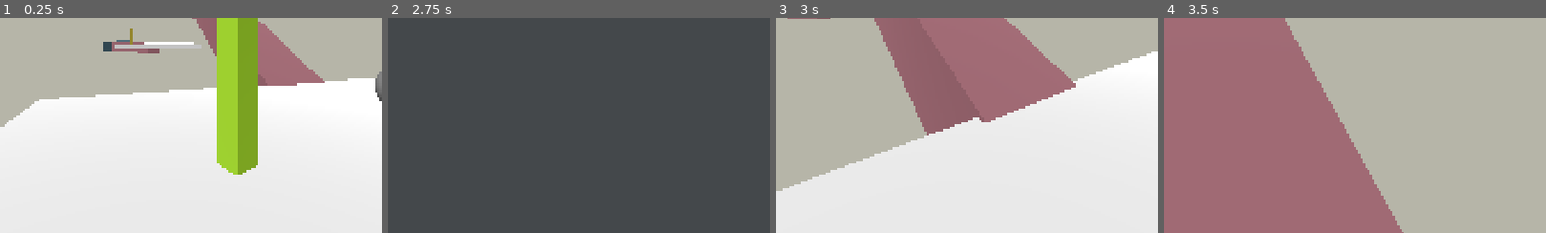
Above: before the commit, frames 1-4 (left to right).
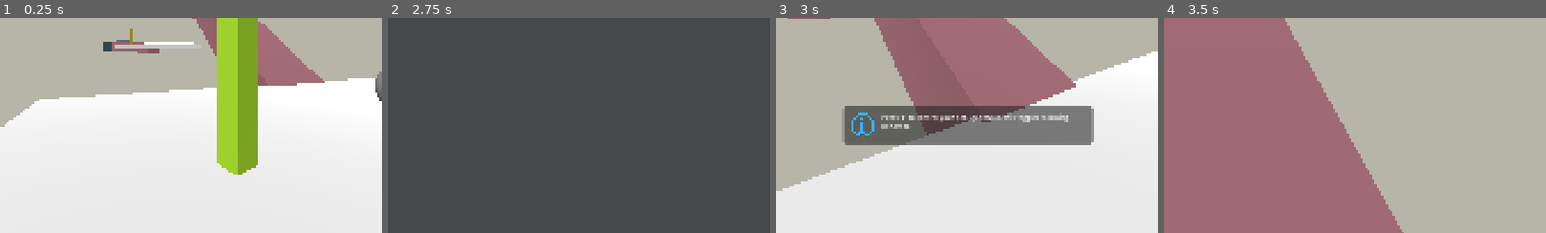
Above: after the commit, the same moments.

Repository: danitheturtle/godly-pets-delivery-service
Game: Godot game, scene res://main.tscn
Same seed, same stepped clock (60 frames per second), same inputs: the game is played once before the commit and once after it.
Inputs (mouse positions are % of the whole screen's width and height, from its top left):
- Up to frame 1 (0.25 s): no input
- Up to frame 2 (2.75 s): tap Enter at 0.5 s; move the mouse to (55, 50) at 0.52 s; hold W (forward) 0.53-1.25 s; hold L (level_select) 0.53-1.25 s; tap Space (jump) at 0.77, 2.27 s; click "Level 1" at 1.25 s; move the mouse to (45, 50) at 2.02 s; hold W (forward) from 2.03 s (still down); click (45, 50) at 2.1 s; tap L (level_select) at 2.3 s
- Up to frame 3 (3 s): release W (forward) at 2.75 s; click "Level 1" at 2.75 s
- Up to frame 4 (3.5 s): no input
The pictures show only the part of the screen within x 25-75%, y 46-96%; the shares and areas given below are measured in that part.

Frames 1-2 are identical in both runs. In frame 3, 12% of the frame differs, in the area x 17-84%, y 40-60%; in frame 4, nothing differs.

Commit message:
tutorial system

Diff:
--- a/godot/game_objects/pet/pet.tscn
+++ b/godot/game_objects/pet/pet.tscn
@@ -17,7 +17,6 @@
 
 [node name="NavigationAgent3D" type="NavigationAgent3D" parent="." unique_id=1978479562]
 target_desired_distance = 2.0
-debug_enabled = true
 
 [node name="CollisionShape3D" type="CollisionShape3D" parent="." unique_id=1420369337]
 transform = Transform3D(1, 0, 0, 0, 1, 0, 0, 0, 1, 0, 0.75, 0)
--- a/godot/main.gd
+++ b/godot/main.gd
@@ -5,6 +5,7 @@
 @onready var mainMenu = $MainMenu
 @onready var pauseMenu = $PauseMenu
 @onready var levelSelectMenu = $LevelSelectMenu
+@onready var hudMenu = $HUDMenu
 
 func _ready() -> void:
     mainMenu.start_game_pressed.connect(new_game)
@@ -21,11 +22,13 @@
 
 func main_menu() -> void:
     get_tree().paused = false
+    hudMenu.hide()
     pauseMenu.hide()
     mainMenu.show()
 
 func new_game() -> void:
     mainMenu.hide()
+    hudMenu.show()
     if State.world != null:
         State.world.free()
     State.reinit()
@@ -39,6 +42,7 @@
     get_tree().paused = false
     pauseMenu.hide()
     levelSelectMenu.hide()
+    hudMenu.show()
     State.player.capture_mouse()
 
 func restart_level() -> void:
@@ -51,11 +55,13 @@
 
 func pause_menu() -> void:
     get_tree().paused = true
+    hudMenu.hide()
     levelSelectMenu.hide()
     pauseMenu.show()
 
 func level_select_menu() -> void:
     get_tree().paused = true
+    hudMenu.hide()
     pauseMenu.hide()
     levelSelectMenu.show()
 
--- a/godot/main.tscn
+++ b/godot/main.tscn
@@ -4,6 +4,8 @@
 [ext_resource type="PackedScene" uid="uid://dip6qkew0xpsc" path="res://ui/main_menu/main_menu.tscn" id="2_h2yge"]
 [ext_resource type="PackedScene" uid="uid://s8lcj8fuwufh" path="res://ui/level_select_menu/level_select_menu.tscn" id="3_1bvp3"]
 [ext_resource type="PackedScene" uid="uid://c2faun8ojgbxn" path="res://ui/pause_menu/pause_menu.tscn" id="3_h2yge"]
+[ext_resource type="PackedScene" uid="uid://dnjv1gj08j8bo" path="res://ui/hud_menu/hud_menu.tscn" id="5_7mycd"]
+[ext_resource type="Script" uid="uid://du6keckrlid2j" path="res://ui/hud_menu/hud_menu.gd" id="6_272bh"]
 
 [node name="Main" type="Node3D" unique_id=2119579566]
 process_mode = 3
@@ -16,3 +18,7 @@
 
 [node name="PauseMenu" parent="." unique_id=650517184 instance=ExtResource("3_h2yge")]
 visible = false
+
+[node name="HUDMenu" parent="." unique_id=401719110 instance=ExtResource("5_7mycd")]
+visible = false
+script = ExtResource("6_272bh")
--- a/godot/scripts/globals/signal_bus.gd
+++ b/godot/scripts/globals/signal_bus.gd
@@ -9,3 +9,6 @@
 @warning_ignore("unused_signal") signal level_restarted
 @warning_ignore("unused_signal") signal level_select_opened
 @warning_ignore("unused_signal") signal level_selected
+
+@warning_ignore("unused_signal") signal popup_displayed
+@warning_ignore("unused_signal") signal popup_closed
--- a/godot/scripts/globals/utils.gd
+++ b/godot/scripts/globals/utils.gd
@@ -17,6 +17,13 @@
     else:
         return get_parent_level(nodeParent)
 
+func get_child_of_type(parentNode: Node, type: Variant, recursive: bool = false):
+    var allChildren = parentNode.get_children(true) if !recursive else parentNode.find_children("*")
+    if allChildren.size() == 0: return null
+    for nextChild in allChildren:
+        if is_instance_of(nextChild, type):
+            return nextChild
+
 func get_children_of_type(parentNode: Node, type: Variant, recursive: bool = false):
     var foundChildren = []
     var allChildren = parentNode.get_children(true) if !recursive else parentNode.find_children("*")
--- /dev/null
+++ b/godot/ui/hud_menu/hud_menu.gd
@@ -0,0 +1,23 @@
+extends CanvasLayer
+class_name HUDMenu
+
+@onready var crosshair = $MarginContainer/GridContainer/CenterContainer/Crosshair
+@onready var popup = $MarginContainer/GridContainer/BottomContainer/PopupPanel
+
+var currentInnerPopup = null
+
+func _ready() -> void:
+    SignalBus.popup_displayed.connect(on_popup_displayed)
+    SignalBus.popup_closed.connect(on_popup_closed)
+
+func on_popup_displayed(innerPopupTree: Control) -> void:
+    currentInnerPopup = innerPopupTree
+    popup.show()
+    popup.add_child(innerPopupTree)
+    innerPopupTree.owner = get_tree().root
+
+func on_popup_closed() -> void:
+    popup.hide()
+    if currentInnerPopup != null:
+        popup.remove_child(currentInnerPopup)
+        currentInnerPopup = null
--- /dev/null
+++ b/godot/ui/hud_menu/hud_menu.tscn
@@ -0,0 +1,88 @@
+[gd_scene format=3 uid="uid://dnjv1gj08j8bo"]
+
+[ext_resource type="Texture2D" uid="uid://clt4iyabv43li" path="res://assets/sprites/crosshair.png" id="1_6k6t2"]
+[ext_resource type="Script" uid="uid://du6keckrlid2j" path="res://ui/hud_menu/hud_menu.gd" id="1_cg6vh"]
+
+[sub_resource type="StyleBoxFlat" id="StyleBoxFlat_068i4"]
+content_margin_left = 16.0
+content_margin_top = 16.0
+content_margin_right = 16.0
+content_margin_bottom = 16.0
+bg_color = Color(0.15, 0.15, 0.15, 0.5882353)
+corner_radius_top_left = 8
+corner_radius_top_right = 8
+corner_radius_bottom_right = 8
+corner_radius_bottom_left = 8
+
+[node name="HUDMenu" type="CanvasLayer" unique_id=401719110]
+script = ExtResource("1_cg6vh")
+
+[node name="MarginContainer" type="MarginContainer" parent="." unique_id=1941558731]
+anchors_preset = 15
+anchor_right = 1.0
+anchor_bottom = 1.0
+grow_horizontal = 2
+grow_vertical = 2
+theme_override_constants/margin_left = 16
+theme_override_constants/margin_top = 16
+theme_override_constants/margin_right = 16
+theme_override_constants/margin_bottom = 16
+
+[node name="GridContainer" type="GridContainer" parent="MarginContainer" unique_id=149261741]
+layout_mode = 2
+columns = 3
+
+[node name="TopLeftContainer" type="CenterContainer" parent="MarginContainer/GridContainer" unique_id=1038387563]
+layout_mode = 2
+size_flags_horizontal = 2
+size_flags_vertical = 2
+
+[node name="TopContainer" type="CenterContainer" parent="MarginContainer/GridContainer" unique_id=885537582]
+layout_mode = 2
+size_flags_horizontal = 3
+size_flags_vertical = 2
+
+[node name="TopRightContainer" type="CenterContainer" parent="MarginContainer/GridContainer" unique_id=889981453]
+layout_mode = 2
+size_flags_horizontal = 10
+size_flags_vertical = 2
+
+[node name="CenterLeftContainer" type="CenterContainer" parent="MarginContainer/GridContainer" unique_id=1040144164]
+layout_mode = 2
+size_flags_horizontal = 2
+size_flags_vertical = 3
+
+[node name="CenterContainer" type="CenterContainer" parent="MarginContainer/GridContainer" unique_id=911061415]
+layout_mode = 2
+size_flags_horizontal = 3
+size_flags_vertical = 3
+
+[node name="Crosshair" type="TextureRect" parent="MarginContainer/GridContainer/CenterContainer" unique_id=1840666105]
+layout_mode = 2
+texture = ExtResource("1_6k6t2")
+
+[node name="CenterRightContainer" type="CenterContainer" parent="MarginContainer/GridContainer" unique_id=1407422479]
+layout_mode = 2
+size_flags_horizontal = 10
+size_flags_vertical = 3
+
+[node name="BottomLeftContainer" type="CenterContainer" parent="MarginContainer/GridContainer" unique_id=1014340282]
+layout_mode = 2
+size_flags_horizontal = 2
+size_flags_vertical = 10
+
+[node name="BottomContainer" type="FlowContainer" parent="MarginContainer/GridContainer" unique_id=1328831306]
+layout_mode = 2
+size_flags_horizontal = 3
+size_flags_vertical = 3
+
+[node name="PopupPanel" type="PanelContainer" parent="MarginContainer/GridContainer/BottomContainer" unique_id=607633251]
+visible = false
+layout_mode = 2
+size_flags_horizontal = 3
+theme_override_styles/panel = SubResource("StyleBoxFlat_068i4")
+
+[node name="BottomRightContainer" type="CenterContainer" parent="MarginContainer/GridContainer" unique_id=114160523]
+layout_mode = 2
+size_flags_horizontal = 10
+size_flags_vertical = 10
--- /dev/null
+++ b/godot/ui/popups/info_template.tscn
@@ -0,0 +1,21 @@
+[gd_scene format=3 uid="uid://0mevr3i1chgs"]
+
+[ext_resource type="Texture2D" uid="uid://bslat30vpjehi" path="res://assets/sprites/info-icon.png" id="1_510g8"]
+
+[node name="InfoTemplate" type="HBoxContainer" unique_id=913283793]
+size_flags_horizontal = 3
+theme_override_constants/separation = 16
+
+[node name="InfoIcon" type="TextureRect" parent="." unique_id=89799651]
+custom_minimum_size = Vector2(64, 64)
+layout_mode = 2
+texture = ExtResource("1_510g8")
+expand_mode = 1
+stretch_mode = 4
+
+[node name="InfoRichText" type="RichTextLabel" parent="." unique_id=1438551660]
+layout_mode = 2
+size_flags_horizontal = 3
+text = "This is example tutorial text"
+fit_content = true
+autowrap_mode = 2
--- /dev/null
+++ b/godot/ui/popups/popup_for_area.gd
@@ -0,0 +1,37 @@
+extends Node
+
+const popupTemplates: Dictionary[String,Resource] = {
+    "INFO": preload("res://ui/popups/info_template.tscn")
+}
+
+@export_multiline var popupText: String
+@export_enum("INFO") var popupType: String = "INFO"
+
+var popup = null
+
+func _ready() -> void:
+    var parent = get_parent()
+    # this doesn't work if parent isn't Area3D
+    if parent is not Area3D:
+        return
+    if parent is Area3D:
+        parent.body_entered.connect(on_body_entered)
+        parent.body_exited.connect(on_body_exited)
+
+func on_body_entered(node: Node) -> void:
+    if node is Player:
+        show_popup()
+
+func on_body_exited(node: Node) -> void:
+    if node is Player:
+        hide_popup()
+
+func show_popup() -> void:
+    if popup == null:
+        popup = popupTemplates[popupType].instantiate()
+        var popupRichText = Utils.get_child_of_type(popup, RichTextLabel, true)
+        popupRichText.text = popupText
+    SignalBus.popup_displayed.emit(popup)
+
+func hide_popup() -> void:
+    SignalBus.popup_closed.emit()
--- /dev/null
+++ b/godot/ui/popups/popup_for_area.tscn
@@ -0,0 +1,6 @@
+[gd_scene format=3 uid="uid://bm41jmwi0xr2p"]
+
+[ext_resource type="Script" uid="uid://dug62gb53st4j" path="res://ui/popups/popup_for_area.gd" id="1_3llp7"]
+
+[node name="PopupForArea" type="Node" unique_id=405273844]
+script = ExtResource("1_3llp7")
--- a/godot/worlds/world_1.tscn
+++ b/godot/worlds/world_1.tscn
@@ -3,6 +3,7 @@
 [ext_resource type="PackedScene" uid="uid://cv8kat48ol8pp" path="res://worlds/base_world.tscn" id="1_nlsqv"]
 [ext_resource type="PackedScene" uid="uid://b7ncvtwv1mvuy" path="res://game_objects/stairs/stairs.tscn" id="2_38vaf"]
 [ext_resource type="PackedScene" uid="uid://catnllcvadgh5" path="res://game_objects/pet/pet.tscn" id="2_a02j0"]
+[ext_resource type="PackedScene" uid="uid://bm41jmwi0xr2p" path="res://ui/popups/popup_for_area.tscn" id="3_2x05o"]
 [ext_resource type="Material" uid="uid://1grc0r8xfcd4" path="res://assets/materials/greybox.tres" id="4_05ppg"]
 [ext_resource type="PackedScene" uid="uid://c7g3ptq5ykm4y" path="res://game_objects/navmesh_helper/navmesh_helper.tscn" id="4_a02j0"]
 [ext_resource type="PackedScene" uid="uid://ch2wrgrciwb6i" path="res://game_objects/checkpoint/sub_checkpoint.tscn" id="4_baolv"]
@@ -96,6 +97,12 @@
 transform = Transform3D(1, 0, 0, 0, 1, 0, 0, 0, 1, -5.70969, -9.727724, 29.761488)
 isSubCheckpoint = null
 
+[node name="PopupForArea" parent="Level1/Sub1/Checkpoint" index="3" unique_id=405273844 instance=ExtResource("3_2x05o")]
+popupText = "Press 'F' to control your pet. By default, this toggles following behavior."
+
+[node name="PopupForArea" parent="Level1/Sub1/Platform/ActorDetector" parent_id_path=PackedInt32Array(322832196, 162572149) index="1" unique_id=233686318 instance=ExtResource("3_2x05o")]
+popupText = "To rotate a platform, press 'Q' or 'E'"
+
 [node name="Staircase" parent="Level1/Sub1" parent_id_path=PackedInt32Array(1133198089) index="2" unique_id=131645656 instance=ExtResource("2_38vaf")]
 transform = Transform3D(1, 8.742278e-08, 8.742278e-08, 8.742278e-08, -1, 0, 8.742278e-08, 7.642742e-15, -1, -1.2785581e-06, -5.625, 14.625)
 
@@ -119,7 +126,13 @@
 transform = Transform3D(1, 0, 0, 0, 1, 0, 0, 0, 1, 4.753845, 1.5150003, 28.344904)
 isFirstInScene = null
 
+[node name="PopupForArea" parent="Level1/Sub2/SubCheckpoint" index="3" unique_id=1416977785 instance=ExtResource("3_2x05o")]
+popupText = "Your pet can activate checkpoints. Press 'R' to return to the latest one if you get stuck."
+
 [node name="Platform" parent="Level1/Sub2" index="1" unique_id=1874884055 instance=ExtResource("4_fwsfs")]
+
+[node name="PopupForArea" parent="Level1/Sub2/Platform/ActorDetector" parent_id_path=PackedInt32Array(1874884055, 162572149) index="1" unique_id=74250632 instance=ExtResource("3_2x05o")]
+popupText = "To pivot adjacent stairs, press 'SHIFT+Q' or 'SHIFT+E'"
 
 [node name="Staircase" parent="Level1/Sub2" index="2" unique_id=1691696802 instance=ExtResource("2_38vaf")]
 transform = Transform3D(4.371139e-08, 1, 8.742278e-08, 1, -4.371139e-08, 0, 3.821371e-15, 8.742278e-08, -1, 5.6249986, 0, 14.625)
@@ -158,6 +171,9 @@
 
 [node name="Platform1" parent="Level1/Sub3" index="2" unique_id=1306423196 instance=ExtResource("4_fwsfs")]
 transform = Transform3D(1, 0, 0, 0, 1, 0, 0, 0, 1, 11.249996, 0, 29.250002)
+
+[node name="PopupForArea" parent="Level1/Sub3/Platform1/ActorDetector" parent_id_path=PackedInt32Array(1306423196, 162572149) index="1" unique_id=439039735 instance=ExtResource("3_2x05o")]
+popupText = "Upon interacting with a platform, it grabs all adjacent stairs."
 
 [node name="Staircase" parent="Level1/Sub3" index="3" unique_id=1745315528 instance=ExtResource("2_38vaf")]
 transform = Transform3D(-4.371139e-08, -1, 0, 1, -4.371139e-08, 0, 0, 0, 1, -5.625, 0, -14.625002)
@@ -197,8 +213,14 @@
 isFirstInScene = null
 isSubCheckpoint = null
 
+[node name="PopupForArea" parent="Level2/Sub1/Checkpoint" index="3" unique_id=2055016525 instance=ExtResource("3_2x05o")]
+popupText = "Larger green checkpoints mark the start of a level. View level select by pressing 'L'"
+
 [node name="Platform" parent="Level2/Sub1" index="1" unique_id=989720734 instance=ExtResource("4_fwsfs")]
 transform = Transform3D(1, 0, 0, 0, 1, 0, 0, 0, 1, -1.335144e-05, 0, 0)
+
+[node name="PopupForArea" parent="Level2/Sub1/Platform/ActorDetector" parent_id_path=PackedInt32Array(989720734, 162572149) index="1" unique_id=824687273 instance=ExtResource("3_2x05o")]
+popupText = "Platform rotations and pivots get cancelled if anything blocks the path of connected stairs."
 
 [node name="Platform1" parent="Level2/Sub1" index="2" unique_id=1236378208 instance=ExtResource("4_fwsfs")]
 transform = Transform3D(1, 0, 0, 0, 1, 0, 0, 0, 1, 29.249985, 11.25, 0)
@@ -387,8 +409,16 @@
 [node name="CollisionShape3D2" type="CollisionShape3D" parent="Level3/Sub1/Static/NavmeshHelper" index="1" unique_id=1112628748]
 shape = SubResource("BoxShape3D_05ppg")
 
+[editable path="Level1/Sub1/Platform"]
+[editable path="Level1/Sub1/Platform/NavigationRegion3D/NavmeshHelper"]
+[editable path="Level1/Sub2/Platform"]
+[editable path="Level1/Sub2/Platform/NavigationRegion3D/NavmeshHelper"]
 [editable path="Level1/Sub2/Static/NavmeshHelper"]
+[editable path="Level1/Sub3/Platform1"]
+[editable path="Level1/Sub3/Platform1/NavigationRegion3D/NavmeshHelper"]
 [editable path="Level1/Sub3/Static/NavmeshHelper"]
+[editable path="Level2/Sub1/Platform"]
+[editable path="Level2/Sub1/Platform/NavigationRegion3D/NavmeshHelper"]
 [editable path="Level2/Sub1/Static/NavmeshHelper"]
 [editable path="Level2/Sub2/Static/NavmeshHelper"]
 [editable path="Level3/Sub1/Static/NavmeshHelper"]
Binary file added: godot/assets/sprites/crosshair.png
Not shown, added: godot/assets/sprites/crosshair.png.import
Binary file added: godot/assets/sprites/info-icon.png
Not shown, added: godot/assets/sprites/info-icon.png.import
Not shown, added: godot/ui/hud_menu/hud_menu.gd.uid
Not shown, added: godot/ui/popups/popup_for_area.gd.uid
Not shown, changed: gpds_obsidian/.obsidian/workspace.json
Not shown, added: gpds_obsidian/Prototype Stuff Implemented/HUD CanvasItem.md
Not shown, added: gpds_obsidian/Prototype Stuff Implemented/Tutorial popups.md
Not shown, changed: gpds_obsidian/Todo/Iterate how checkpoints are activated.md
